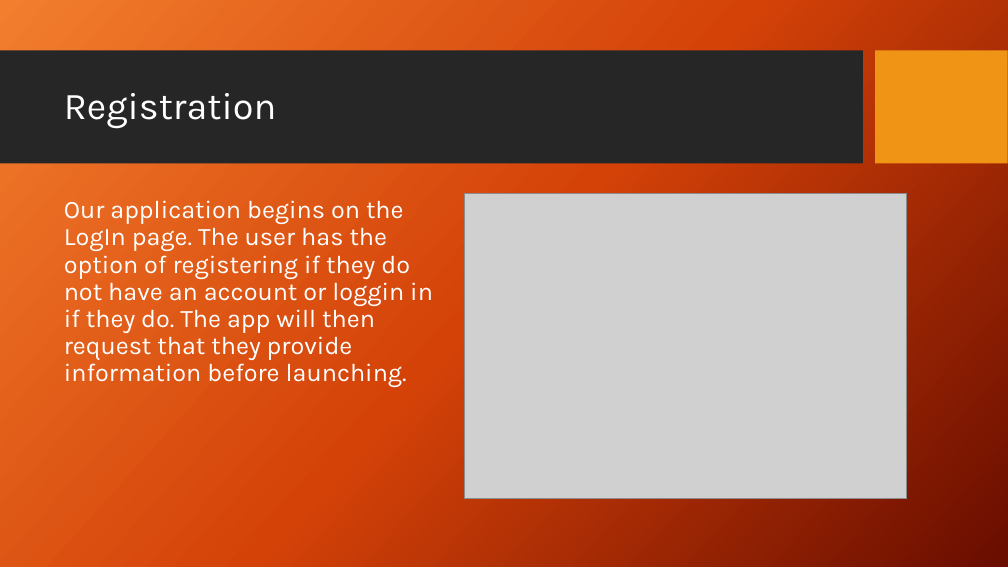
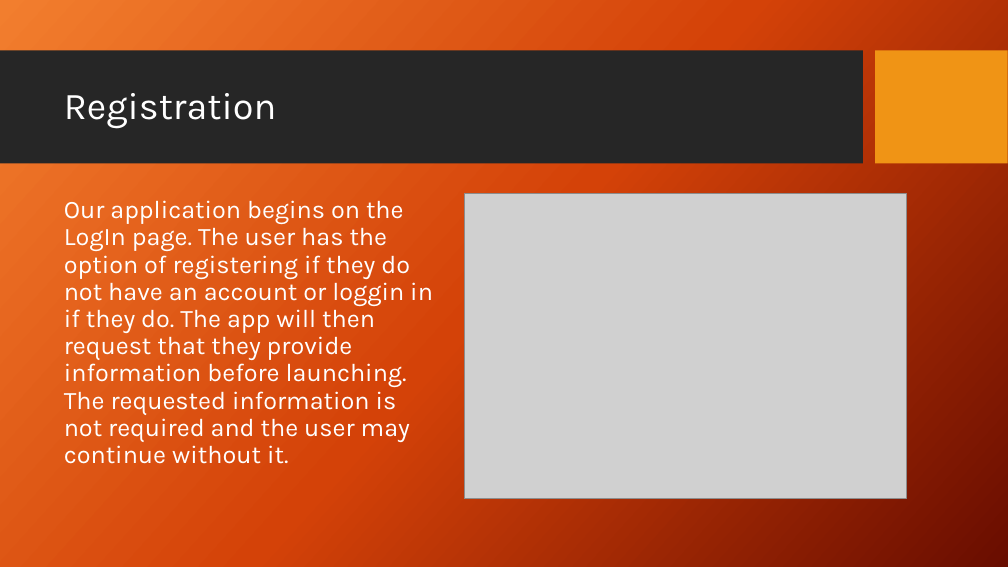
Before and after one commit to n-edmond/WebMobile-Programming, a slide deck: slide 5 of Event Planner Presentation.pptx. Drawn at 1008x567 pixels with LibreOffice and Linux fonts; fonts in the diff are those of the drawing; grey boxes stand for pictures; background and template pictures are left out. Boxes give left, top, right and bottom in pixels: in the first picture for what was removed or moved away, otherwise in the second. Text is boxed around its words. In the diff, an @@ line names an element or a change of style, - is before the commit and + after.

```diff
--- a/Event Planner Presentation.pptx
+++ b/Event Planner Presentation.pptx
@@ text at (x1=64, y1=200, x2=433, y2=464): text changed @@
-Our application begins on the LogIn page. The user has the option of registering if they do not have an account or loggin in if they do. The app will then request that they provide information before launching.
+Our application begins on the LogIn page. The user has the option of registering if they do not have an account or loggin in if they do. The app will then request that they provide information before launching. The requested information is not required and the user may continue without it.
```
